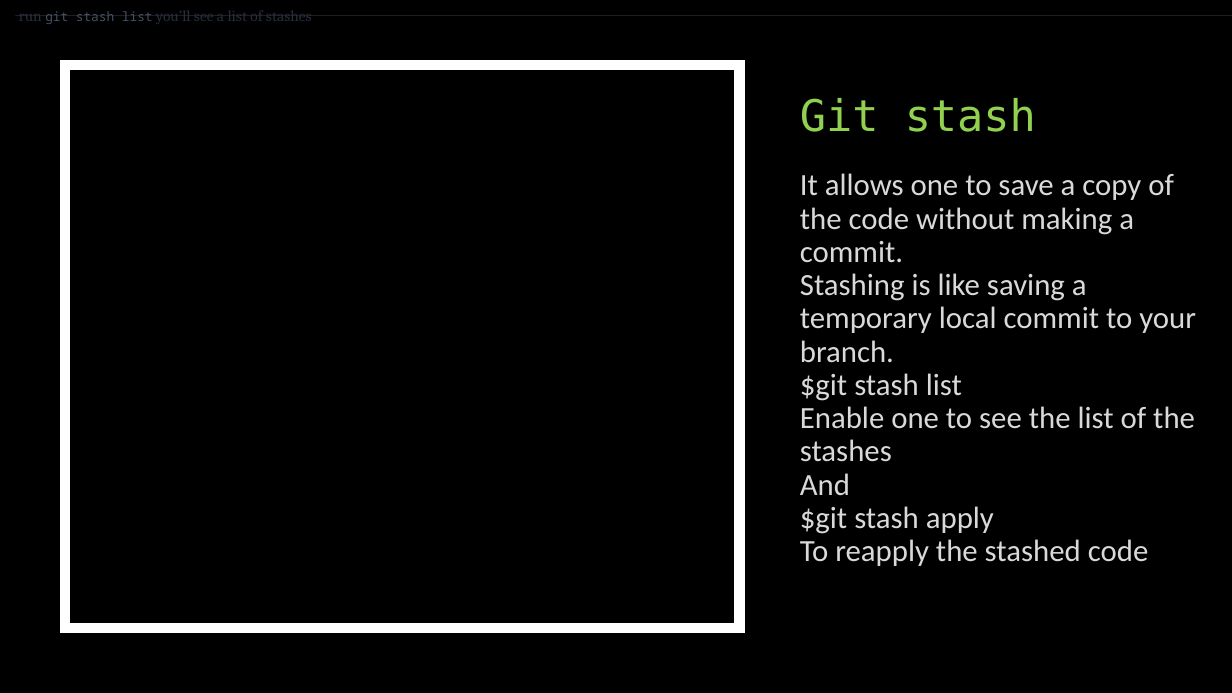
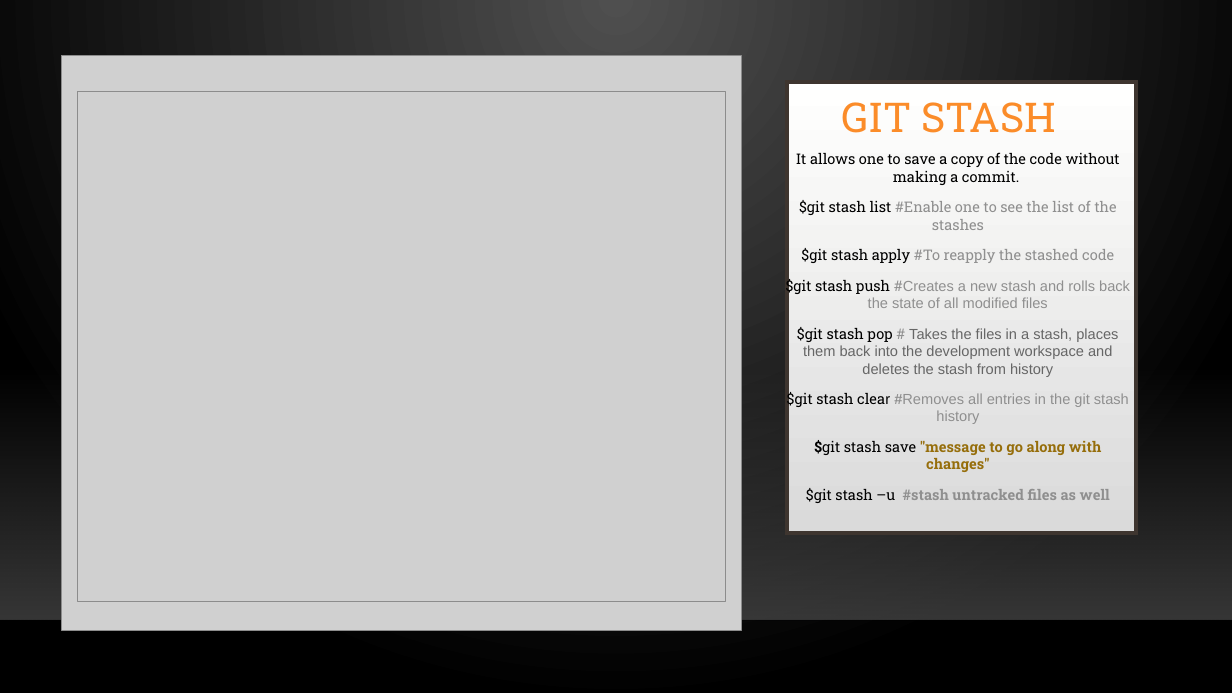
Before and after one commit to gwydion67/KOSS-presentation, a slide deck: slide 10 of New Git Concepts.pptx. Drawn at 1232x693 pixels with LibreOffice and Linux fonts; fonts in the diff are those of the drawing; grey boxes stand for pictures; background and template pictures are left out. Boxes give left, top, right and bottom in pixels: in the first picture for what was removed or moved away, otherwise in the second. Text is boxed around its words. In the diff, an @@ line names an element or a change of style, - is before the commit and + after.

Commit message:
new slides

```diff
--- a/New Git Concepts.pptx
+++ b/New Git Concepts.pptx
@@ background #000000 to gradient #505050 to #000000 @@
@@ text removed at (19, 11, 312, 24) @@
-run git stash list you’ll see a list of stashes
@@ picture added at (61, 55, 741, 630) @@
@@ rectangle removed at (65, 65, 739, 628) @@
@@ rectangle added at (787, 82, 1136, 533), fill gradient #DADADA to #FFFFFE, outline #3E352F 3 pt @@
@@ picture added at (78, 91, 726, 601) @@
@@ title at (841, 102, 1056, 133): text changed; size 34 to 32 pt; font DejaVu Sans Mono to Roboto Slab; text colour #92D050 to #FB8C29 @@
-Git stash
+GIT STASH
@@ text "It allows one to save ...": place and size @@
-text "It allows one to save ..." at (800, 173, 1196, 566)
+text "It allows one to save ..." at (786, 152, 1130, 503)
@@ text at (796, 152, 1120, 185): size 24 to 11.4 pt, font Calibri to Roboto Slab, text colour #D9D9D9 to #000000 in "It allows one to save a copy ..."; alignment left to centre; line spacing 0.9 to 1; more space between paragraphs @@
@@ text at (786, 200, 1130, 503): text changed; size 24 to 11.4 pt; font Calibri to Roboto Slab; text colour #D9D9D9 to #8F8F8F @@
-Stashing is like saving a temporary local commit to your branch.
-$git stash list
-Enable one to see the list of the stashes
-And
-$git stash apply
-To reapply the stashed code
+$git stash list #Enable one to see the list of the stashes
+$git stash apply #To reapply the stashed code
+$git stash push #Creates a new stash and rolls back the state of all modified files
+$git stash pop # Takes the files in a stash, places them back into the development workspace and deletes the stash from history
+$git stash clear #Removes all entries in the git stash history
+$git stash save "message to go along with changes"
+$git stash –u #stash untracked files as well
@@ rectangle added at (0, 366, 1232, 619), fill gradient #454545 @@
@@ line added from (0, 620) to (1232, 620), #000001 1 pt @@
```
Also in this commit, not shown: 9 other slides changed, 6 slides added, 6 slides removed.
